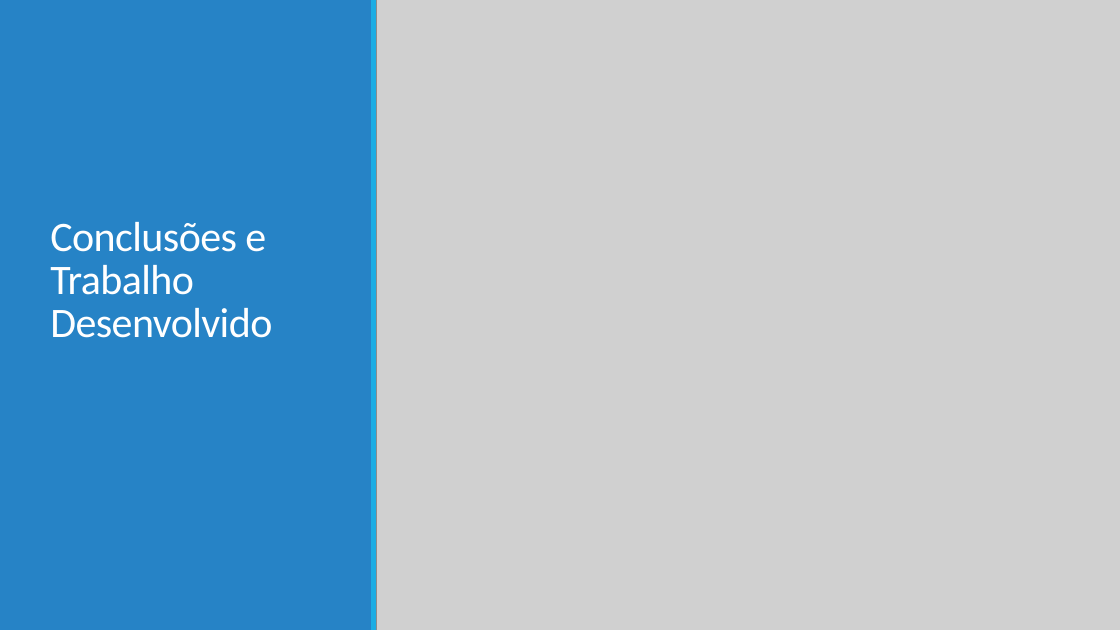
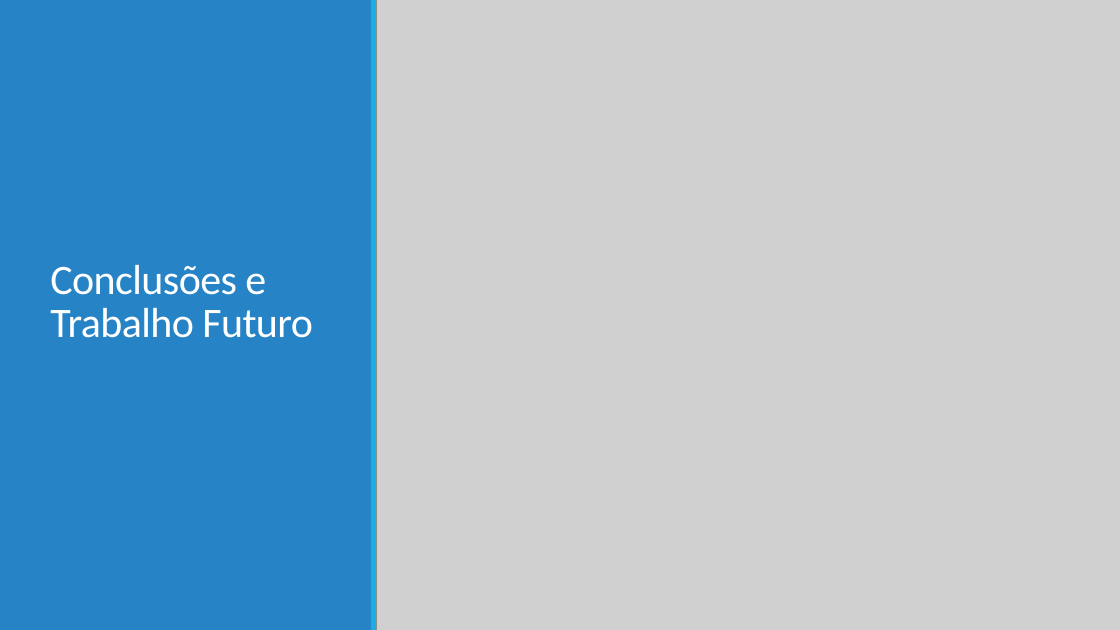
Before and after one commit to ruicalheno133/home-massage, a slide deck: slide 16 of Parte_III/Apresentação 3.pptx (slide 15 before the commit). Drawn at 1120x630 pixels with LibreOffice and Linux fonts; fonts in the diff are those of the drawing; grey boxes stand for pictures. Boxes give left, top, right and bottom in pixels: in the first picture for what was removed or moved away, otherwise in the second. Text is boxed around its words. In the diff, an @@ line names an element or a change of style, - is before the commit and + after.

```diff
--- a/Parte_III/Apresentação 3.pptx
+++ b/Parte_III/Apresentação 3.pptx
@@ title at box(50, 265, 313, 338): text changed @@
-Conclusões e Trabalho Desenvolvido
+Conclusões e Trabalho Futuro
```
Also in this commit, not shown: 6 other slides changed, 1 slide added.
